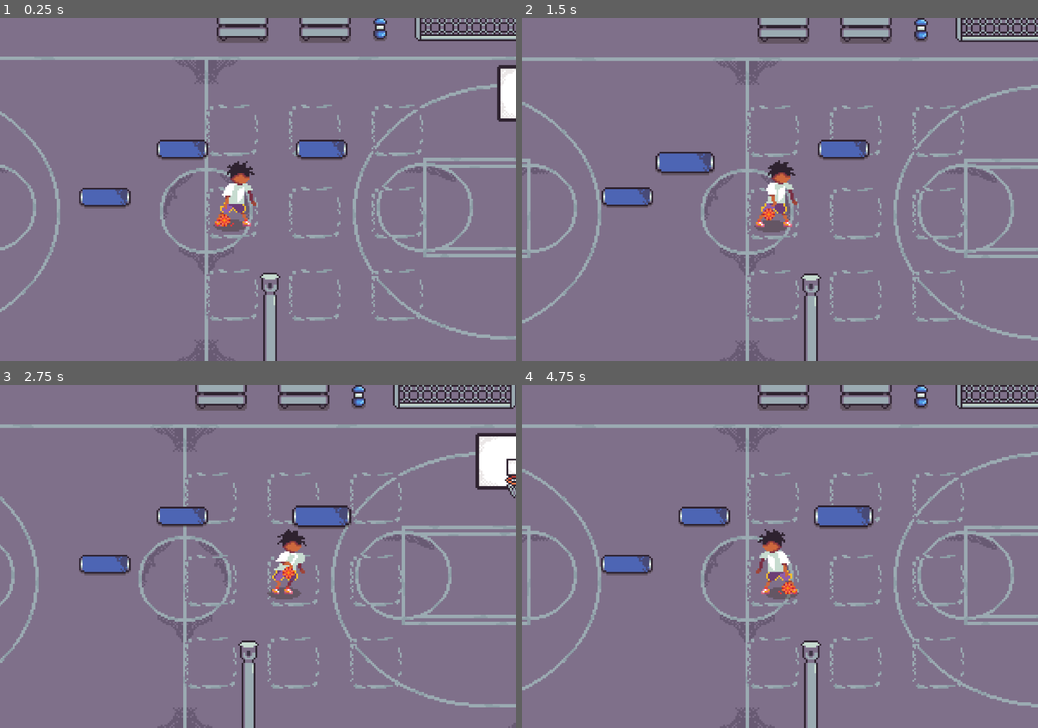
Above: before the commit, frames 1-4 (two rows, left to right).
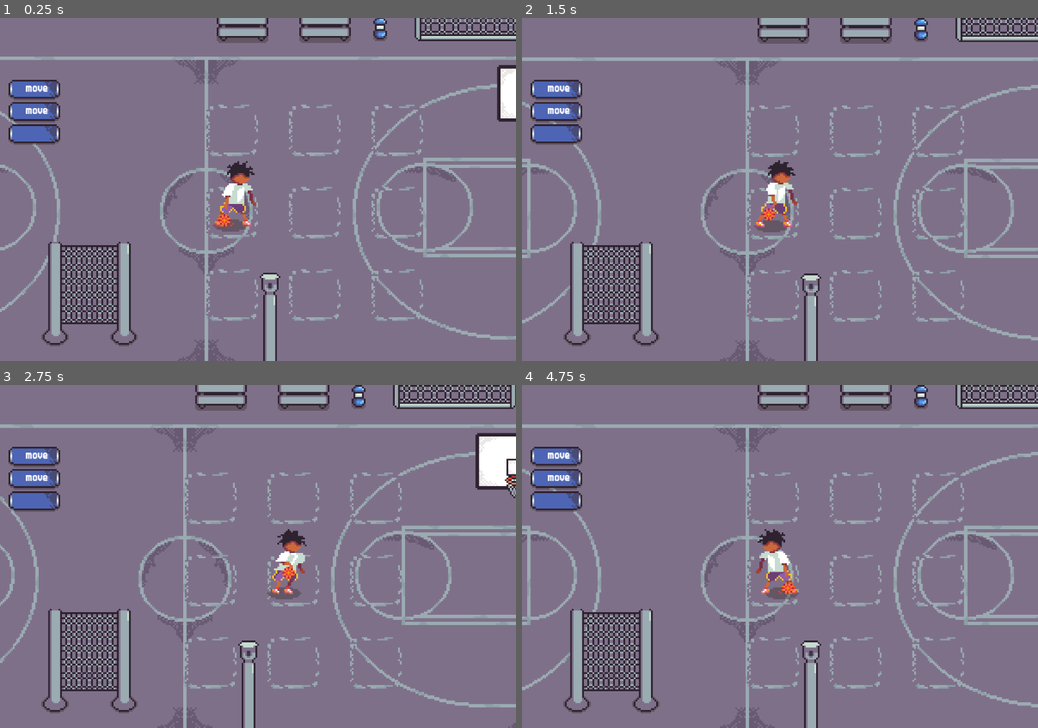
Above: after the commit, the same moments.

Repository: DarlanApenas/dunk-coding-2d
Game: Godot game, scene res://scenes/game.tscn
Two runs of this game, one before a commit and one after it. Both use one fixed random seed, a clock stepped at 60 frames per second and the inputs below.
Inputs (mouse positions are in pixels of both pictures, inside the frame that each line leads up to):
- Up to frame 1 (0.25 s): no input
- Up to frame 2 (1.5 s): drag from (625, 196) to (702, 148) at 0.52 s; drag from (702, 148) to (630, 192) at 1.27 s
- Up to frame 3 (2.75 s): move the mouse to (319, 515) at 2.02 s; hold D (right) from 2.03 s (still down); tap Space (shoot) at 2.1 s; click (319, 515) at 2.17 s
- Up to frame 4 (4.75 s): release D (right) at 2.75 s; drag from (754, 625) to (702, 515) at 2.77 s; move the mouse to (934, 607) at 3.52 s; hold A (left) 3.53-4.25 s; tap R (dribble) at 3.6 s; click (934, 607) at 3.67 s; drag from (625, 505) to (841, 515) at 4.27 s

The runs differ from the first frame. In frame 1, 6.3% of the frame differs, in the area x 1-68%, y 18-96%; in frame 2, 6.5%; in frame 3, 6.5%, in the area x 1-69%, y 18-96%; in frame 4, 6.5%.

Commit message:
add sprites

Diff:
--- a/entites/block.tscn
+++ b/entites/block.tscn
@@ -3,9 +3,15 @@
 [ext_resource type="Texture2D" uid="uid://bn1v5kbhcben4" path="res://resource/Decor/temp-block.png" id="1_4igxf"]
 [ext_resource type="Script" uid="uid://bvy74egptcoup" path="res://scripts/dragndrop.gd" id="1_lgte1"]
 [ext_resource type="Script" uid="uid://dwv55jo1na815" path="res://scripts/block_attributes.gd" id="2_4igxf"]
+[ext_resource type="FontFile" uid="uid://7t7nuuuisoh" path="res://font/m6x11.ttf" id="4_dbusf"]
 
 [sub_resource type="RectangleShape2D" id="RectangleShape2D_yr1i0"]
 size = Vector2(30, 11)
+
+[sub_resource type="LabelSettings" id="LabelSettings_dbusf"]
+line_spacing = 0.0
+font = ExtResource("4_dbusf")
+font_size = 7
 
 [node name="Node2D" type="Node2D" unique_id=2138045806]
 script = ExtResource("1_lgte1")
@@ -13,13 +19,23 @@
 [node name="Block" type="Area2D" parent="." unique_id=641921668]
 script = ExtResource("2_4igxf")
 
-[node name="Sprite2D" type="Sprite2D" parent="Block" unique_id=332992907]
-texture = ExtResource("1_4igxf")
-
 [node name="CollisionShape2D" type="CollisionShape2D" parent="Block" unique_id=510941315]
 position = Vector2(0, 0.5)
 shape = SubResource("RectangleShape2D_yr1i0")
 
+[node name="Sprite2D" type="Sprite2D" parent="Block" unique_id=332992907]
+texture = ExtResource("1_4igxf")
+
+[node name="Label" type="Label" parent="Block" unique_id=104037561]
+offset_left = -18.0
+offset_top = -11.0
+offset_right = 22.0
+offset_bottom = 12.0
+text = "block ()"
+label_settings = SubResource("LabelSettings_dbusf")
+horizontal_alignment = 1
+vertical_alignment = 1
+
 [connection signal="input_event" from="Block" to="." method="_on_block_input_event"]
 [connection signal="mouse_entered" from="Block" to="Block" method="_on_mouse_entered"]
 [connection signal="mouse_exited" from="Block" to="Block" method="_on_mouse_exited"]
--- a/entites/drop_zone.tscn
+++ b/entites/drop_zone.tscn
@@ -1,14 +1,15 @@
 [gd_scene format=3 uid="uid://cr0s4sh3reyxf"]
 
 [ext_resource type="Script" uid="uid://bk5t33n0c65fk" path="res://scripts/drop_zone.gd" id="1_gj6d4"]
+[ext_resource type="Texture2D" uid="uid://dnuwcjvejbte3" path="res://resource/Decor/drop_zone.png" id="2_kloor"]
 
 [node name="drop_zone" type="Node2D" unique_id=1435784591 groups=["zone"]]
 script = ExtResource("1_gj6d4")
+slot_height = 15.0
+snap_radius = 20.0
 
-[node name="ColorRect" type="ColorRect" parent="." unique_id=10151398]
-visible = false
-offset_left = -20.0
-offset_top = -9.0
-offset_right = 20.0
-offset_bottom = 57.0
-pivot_offset = Vector2(20, 9)
+[node name="Sprite2D" type="Sprite2D" parent="." unique_id=1937531600]
+z_index = -2
+position = Vector2(-2, -6)
+texture = ExtResource("2_kloor")
+offset = Vector2(0, 26)
--- a/scenes/game.tscn
+++ b/scenes/game.tscn
@@ -4805,16 +4805,15 @@
 [node name="UI" type="CanvasLayer" parent="." unique_id=1740699742]
 
 [node name="Block" parent="UI" unique_id=2138045806 instance=ExtResource("11_kvpfn")]
-position = Vector2(61, 104)
-block_type = "normal"
+position = Vector2(20, 41)
+block_type = "move"
 
 [node name="Block2" parent="UI" unique_id=1094495301 instance=ExtResource("11_kvpfn")]
-position = Vector2(106, 76)
-block_type = "normal"
+position = Vector2(20, 54)
+block_type = "move"
 
 [node name="Block3" parent="UI" unique_id=1101247135 instance=ExtResource("11_kvpfn")]
-position = Vector2(187, 76)
-block_type = "normal"
+position = Vector2(20, 67)
 
 [node name="drop_zone" parent="UI" unique_id=1787792880 instance=ExtResource("12_dinhu")]
-position = Vector2(271, 155)
+position = Vector2(52, 140)
--- a/scripts/dragndrop.gd
+++ b/scripts/dragndrop.gd
@@ -1,6 +1,7 @@
 extends Node2D
 
 @export var block_type: String = ""
+@onready var label: Label = $Block/Label
 
 var selected = false
 var in_grid = false
@@ -9,6 +10,7 @@
 var origin_position = Vector2.ZERO
 
 func _ready():
+	label.text = block_type
 	origin_position = global_position
 	rest_point = global_position
 
@@ -51,7 +53,5 @@
 	var zones = get_tree().get_nodes_in_group("zone")
 	for zone in zones:
 		if zone.is_near(get_global_mouse_position()):
-			print("Distância para zone: ", zone.global_position.distance_to(get_global_mouse_position()))
-			print("Snap radius: ", zone.snap_radius)
 			return zone
 	return null
--- a/scripts/drop_zone.gd
+++ b/scripts/drop_zone.gd
@@ -1,6 +1,6 @@
 extends Node2D
 
-@export var accepted_types: Array[String] = ["normal"]
+@export var accepted_types: Array[String] = ["","move"]
 @export var slot_height: float = 16.0
 @export var snap_radius: float = 15.0
 
Binary file added: resource/Decor/drop_zone.aseprite
Binary file added: resource/Decor/drop_zone.png
Not shown, added: resource/Decor/drop_zone.png.import
